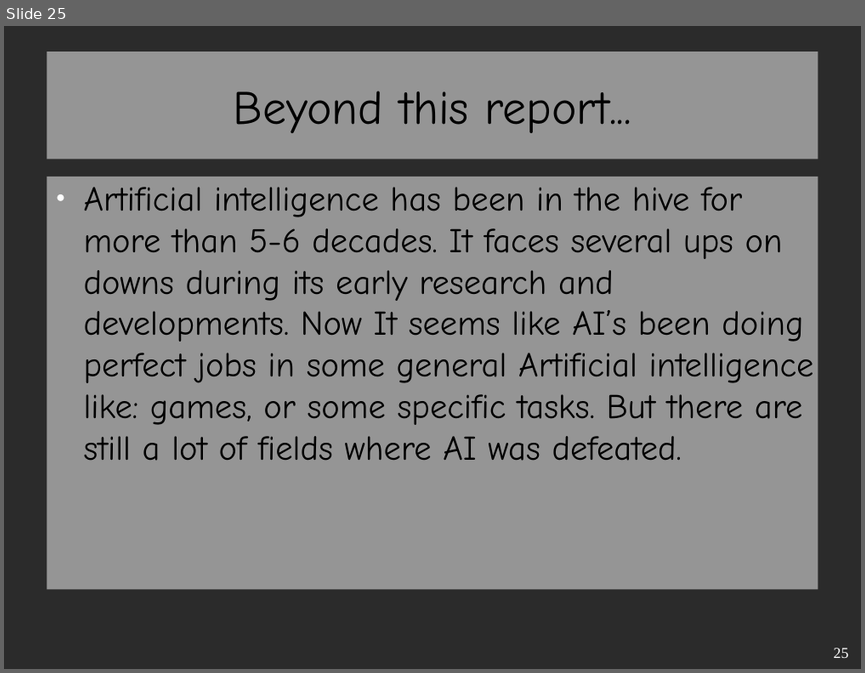
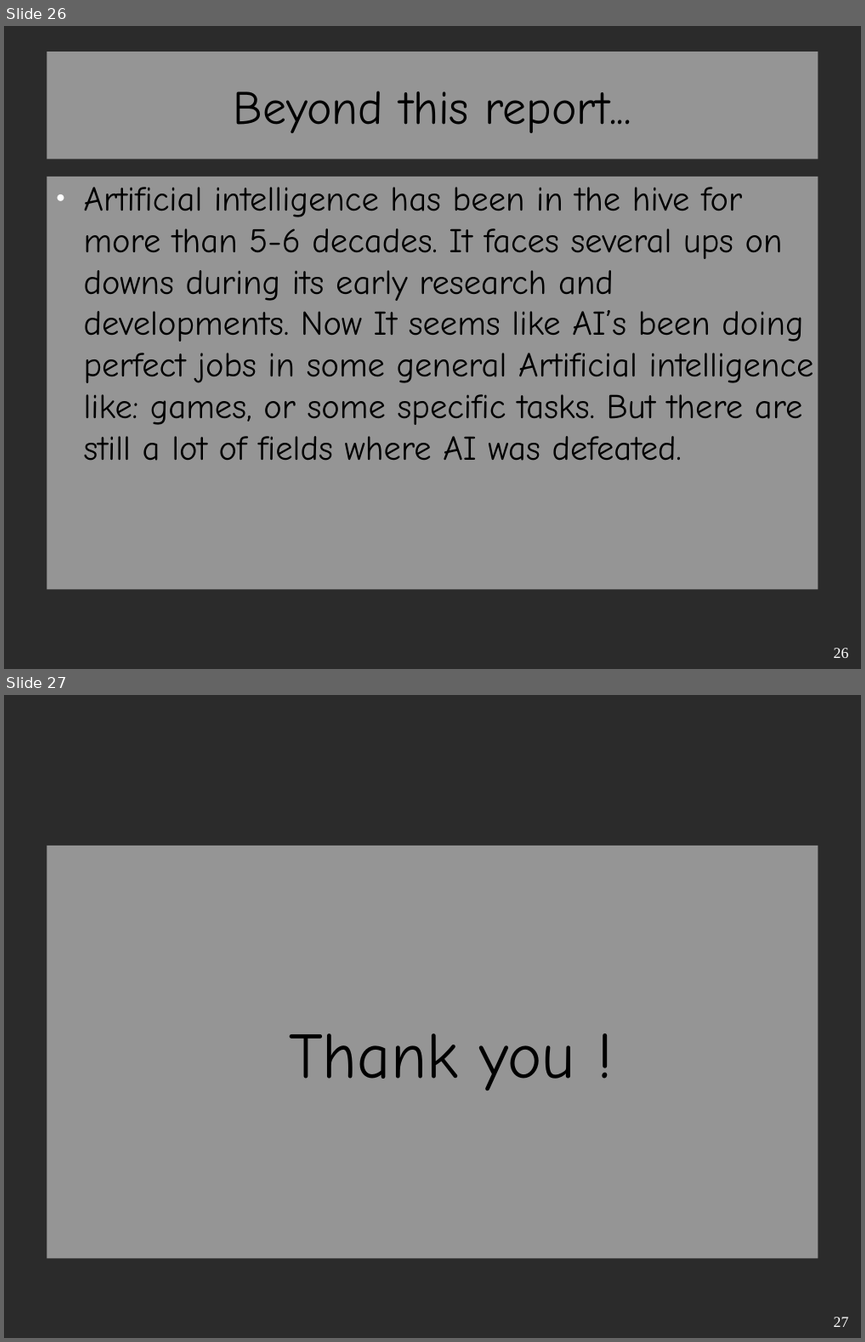
Before and after one commit to bedus-creation/MscCsIT, a slide deck: FirstSem/Seminar Report/Implemetation of Logic Gates.odp. Shown one above the other, each under a label of ours: slide 25 before the commit, slides 26 and 27 after it. The pictures are 865x673 and 865x1342 pixels, drawn with LibreOffice and Linux fonts; fonts in the diff are those of the drawing; background and template pictures are left out; a plain dark background stands for a picture behind light text. Boxes give left, top, right and bottom in pixels: in the first picture for what was removed or moved away, otherwise in the second. Text is boxed around its words. In the diff, an @@ line names an element or a change of style, - is before the commit and + after.

```diff
--- a/FirstSem/Seminar Report/Implemetation of Logic Gates.odp
+++ b/FirstSem/Seminar Report/Implemetation of Logic Gates.odp
@@ slide 27 added at (x1=4, y1=695, x2=861, y2=1338), background picture (left out) @@
@@ text added at (x1=46, y1=845, x2=818, y2=1258), fill #FFFFFF at 50% opacity, 60 pt, text #000000 @@
+Thank you !
@@ page number added at (x1=834, y1=1316, x2=849, y2=1327), 14 pt, text #FFFFFF @@
+27
@@ what was slide 25 is now slide 26 @@
@@ page number at (x1=834, y1=647, x2=849, y2=658): text changed @@
-25
+26
```
Also in this commit, not shown: 6 slides changed, 1 other slide added, 2 slides removed, 22 other files.
